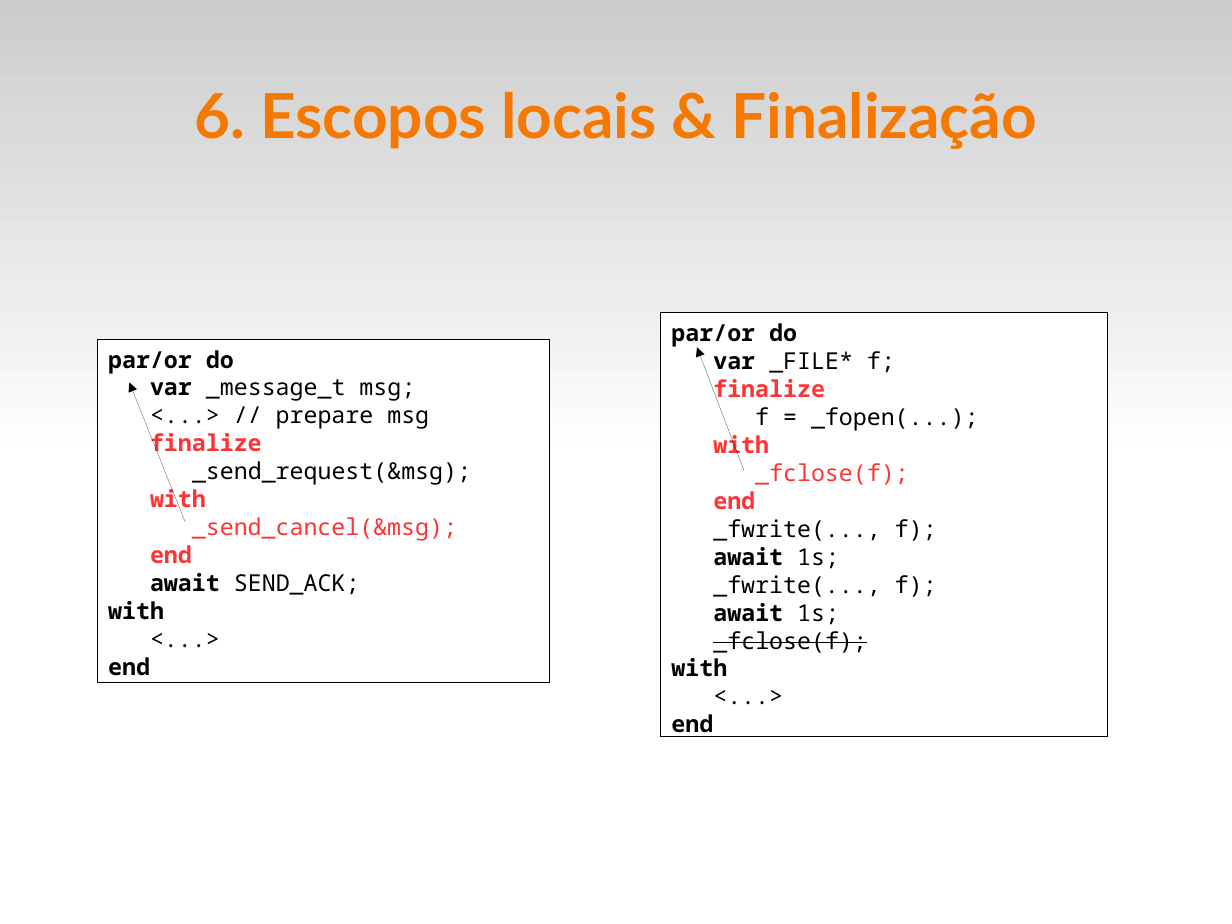
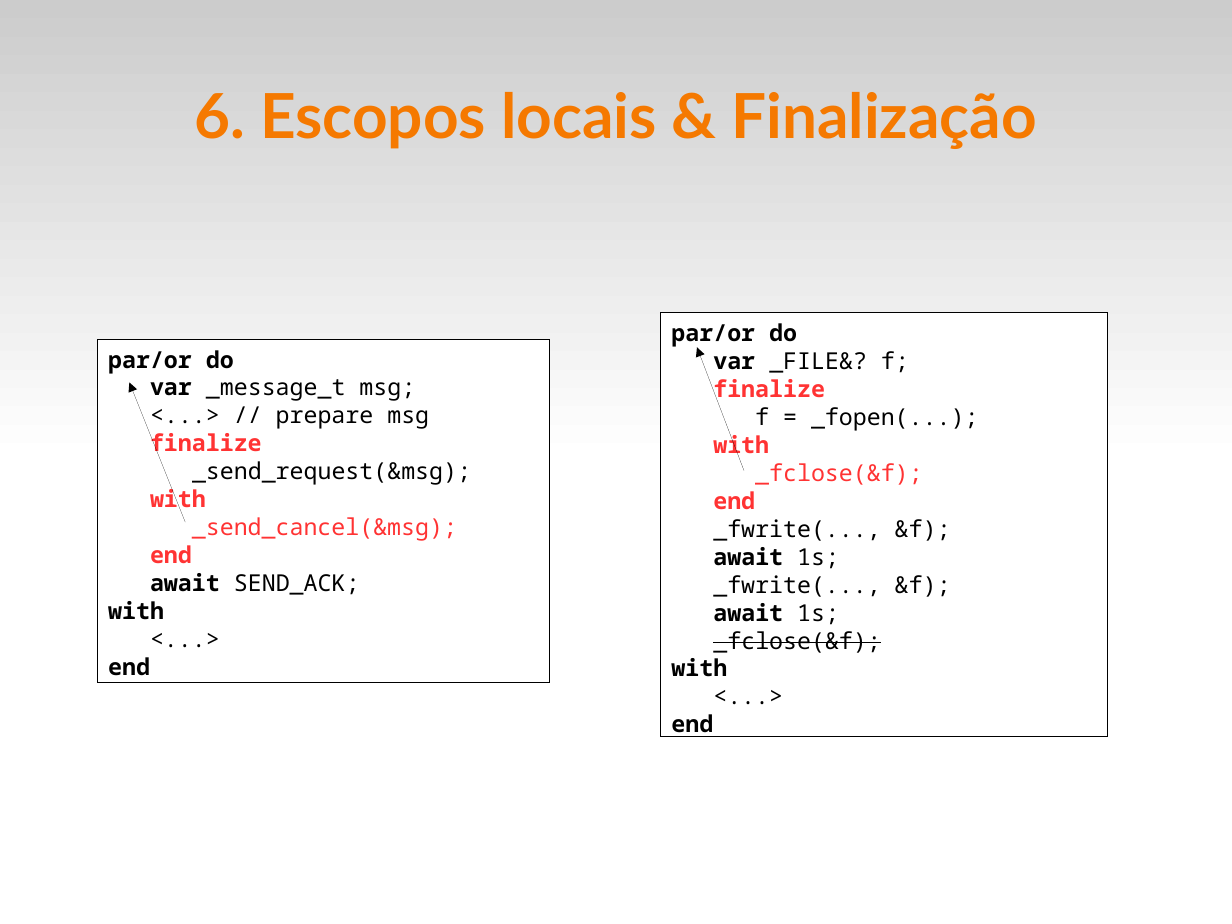
Before and after one commit to fsantanna-uerj/reativos, a slide deck: slide 15 of slides/06_ceu.odp. Drawn at 1232x924 pixels with LibreOffice and Linux fonts; fonts in the diff are those of the drawing. Boxes give left, top, right and bottom in pixels: in the first picture for what was removed or moved away, otherwise in the second. Text is boxed around its words. In the diff, an @@ line names an element or a change of style, - is before the commit and + after.

Commit message:
(>) slides

```diff
--- a/slides/06_ceu.odp
+++ b/slides/06_ceu.odp
@@ text in rectangle at [713,351,909,373]: text changed @@
-var _FILE* f;
+var _FILE&? f;
@@ text in rectangle at [755,463,922,485]: text changed @@
-_fclose(f);
+_fclose(&f);
@@ text in rectangle at [713,519,951,541]: text changed @@
-_fwrite(..., f);
+_fwrite(..., &f);
@@ text in rectangle at [713,575,951,597]: text changed @@
-_fwrite(..., f);
+_fwrite(..., &f);
@@ text in rectangle at [713,631,880,653]: text changed @@
-_fclose(f);
+_fclose(&f);
```
Also in this commit, not shown: 5 other slides changed, 3 other files.
